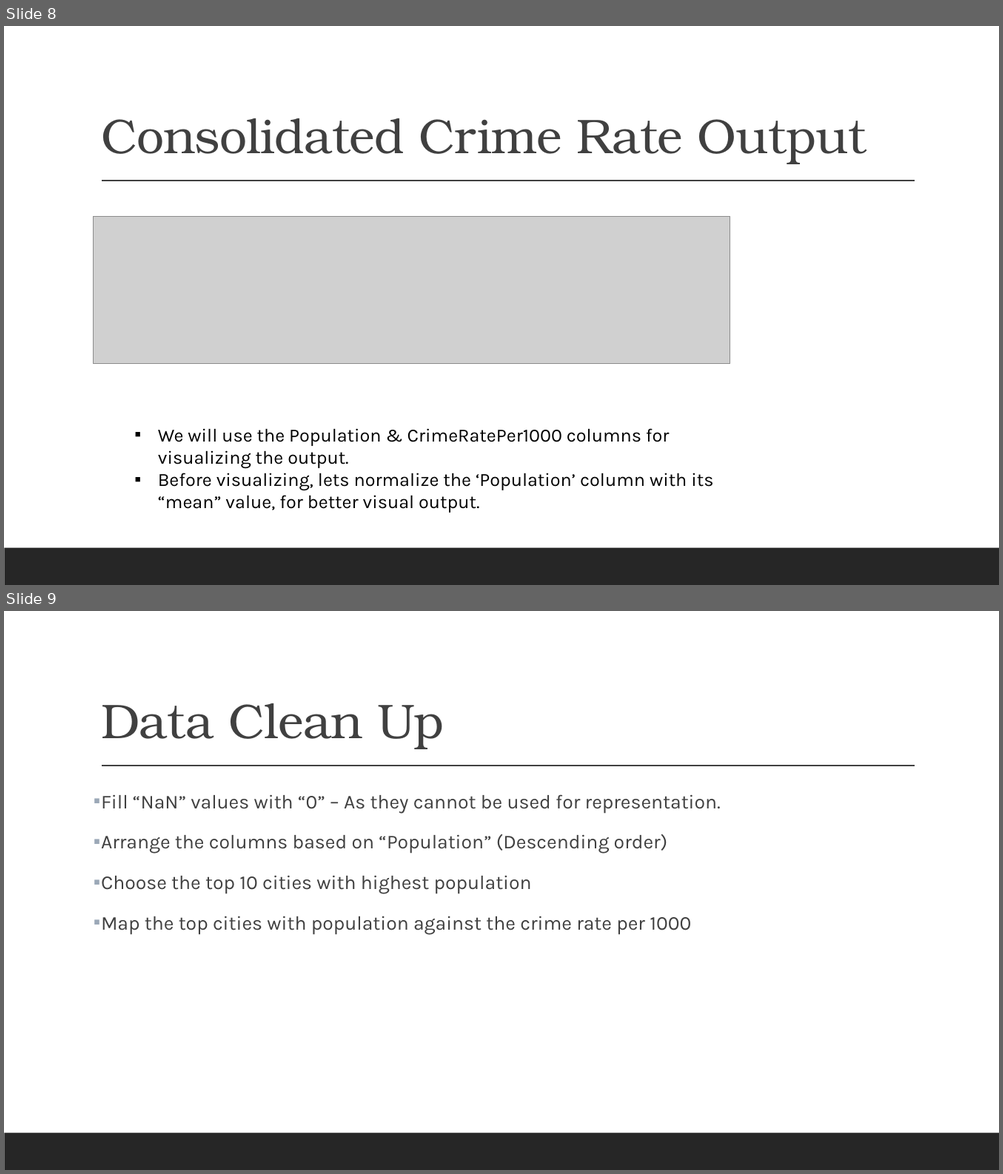
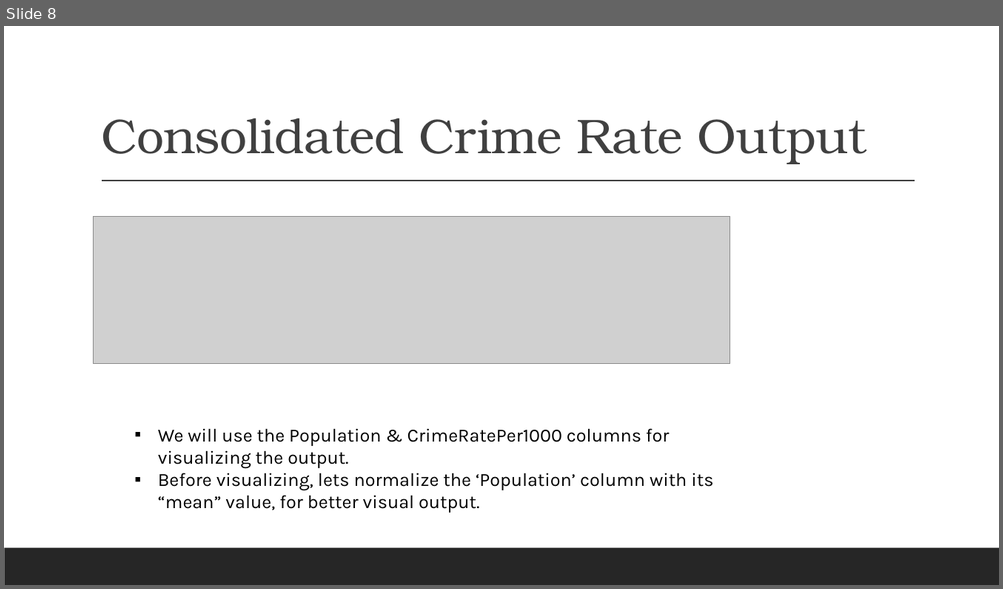
Before and after one commit to gsakthi1/Coursera_Capstone, a slide deck: IBM_CapstoneProject.pptx. Shown one above the other, each under a label of ours: slides 8 and 9 before the commit, slide 8 after it. The pictures are 1003x1174 and 1003x589 pixels, drawn with LibreOffice and Linux fonts; fonts in the diff are those of the drawing; grey boxes stand for pictures. Boxes give left, top, right and bottom in pixels: in the first picture for what was removed or moved away, otherwise in the second. Text is boxed around its words. In the diff, an @@ line names an element or a change of style, - is before the commit and + after.

```diff
--- a/IBM_CapstoneProject.pptx
+++ b/IBM_CapstoneProject.pptx
@@ slide 9 removed at [4, 611, 999, 1170], background #FFFFFF; not listed: 2 template elements that a slide beside it also shows @@
@@ title removed at [101, 703, 444, 749] @@
-Data Clean Up
@@ text removed at [101, 795, 720, 935] @@
-▪ Fill “NaN” values with “0” – As they cannot be used for representation.
-▪ Arrange the columns based on “Population” (Descending order)
-▪ Choose the top 10 cities with highest population
-▪ Map the top cities with population against the crime rate per 1000
```
Also in this commit, not shown: 1 slide changed, 2 slides added.
